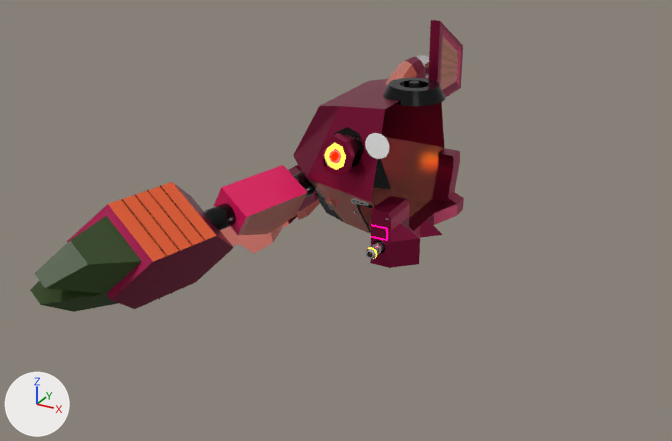
The glTF model assets/models/crab.glb as it was, and as the next commit left it.
One viewpoint serves both versions: a 50 mm camera at (34.3, -22.2, 41.8) aimed at (-1.5, 42.8, 9.4). The lights are fixed; the arrows at lower left show +X, +Y and +Z. The older version comes first. Where no turn or scale is listed for an object, it has been applied to the vertices. Vertices at exactly the same position are counted once.
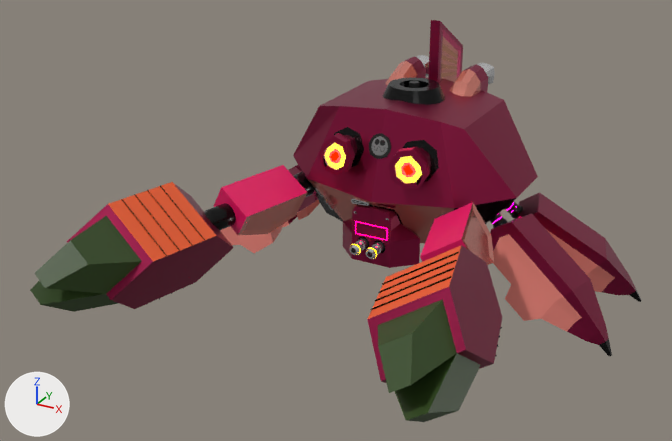
Pixel boxes [x1, y1, x2, y2] of what changed, in the pictures (672 x 441 px):
'Cube.029', reshaped (131% wider, 84% taller): before [30, 182, 234, 312]; after [30, 182, 502, 422]
'Cube.038', reshaped (62% wider): before [293, 78, 444, 234]; after [293, 78, 538, 243]
'Cube.032', reshaped: before [220, 167, 315, 253]; after [220, 167, 612, 356]
'Cube.028', reshaped: before [214, 165, 308, 235]; after [214, 165, 494, 265]
'Cube.037', reshaped: before [370, 148, 464, 268]; after [343, 204, 420, 268]
'Cube.031', reshaped: before [282, 165, 320, 228]; after [282, 165, 641, 302]
'Cube.034', reshaped: before [386, 55, 429, 85]; after [386, 55, 495, 96]
'Plane.001', surface changed, reshaped (8% narrower): before [365, 133, 389, 159]; after [369, 133, 391, 159]
'Cylinder.021', reshaped (not visible before): after [504, 201, 523, 218]
'Cylinder.022', reshaped (not visible before): after [490, 213, 507, 228]
part 4 of me_cube_034, added: after [420, 202, 494, 265]
part 5 of me_cube_035, added: after [367, 245, 502, 422]
part 6 of me_cube_037, added: after [514, 193, 641, 302]
part 7 of me_cube_038, added: after [490, 213, 612, 356]
part 8 of me_cube_040, added: after [449, 63, 495, 96]
part 9 of me_cube_043, added: after [343, 204, 373, 263]
part 10 of me_cube_044, added: after [389, 147, 430, 190]
part 11 of me_cube_044, built on: before [317, 100, 444, 234]; after [317, 79, 538, 243]

Edits to the bpy script that builds the scene:
```text
Change mat_material_035:
    remove mat_material_035.base_color = (1.0, 1.0, 1.0)  # white #ffffff
    add mat_material_035.texture = img_526014fa0f4b6d65e82252e2f24441a1_png
Change me_plane_001:
    remove me_plane_001.from_pydata(...)  # 289 vertices, 512 faces; spans x -1.24..1.16, y 1.08, z 3.69..6.09
    add me_plane_001.from_pydata(...)  # 289 vertices, 512 faces; spans x -1.15..1.05, y 1.12..1.86, z 3.68..5.85
    me_plane_001 part 1: 289 of 289 vertices moved; they spanned x -1.24..1.16, y 1.08, z 3.69..6.09 and now span x -1.15..1.05, y 1.12..1.86, z 3.68..5.85; mean shift (0.0, 0.46, -0.15)
Change me_cylinder_024:
    remove me_cylinder_024.from_pydata(...)  # 576 vertices, 1148 faces; spans x -11.2..-8.74, y 9.1..10.84, z -3.46..-1.18
    add me_cylinder_024.from_pydata(...)  # 1152 vertices, 2296 faces; spans x -11.2..11.2, y 9.1..10.84, z -3.46..-1.18
    me_cylinder_024 part 2: the loose piece of 576 vertices spanning x -11.2..-8.74, y 9.1..10.84, z -3.46..-1.18 is copied, and the copy is mirrored in x about the mesh origin; it spans x 8.74..11.2, y 9.1..10.84, z -3.46..-1.18
Change me_cylinder_025:
    remove me_cylinder_025.from_pydata(...)  # 576 vertices, 1148 faces; spans x -11.1..-8.65, y 5.05..6.76, z -3.14..-0.82
    add me_cylinder_025.from_pydata(...)  # 1152 vertices, 2296 faces; spans x -11.1..11.1, y 5.05..6.76, z -3.14..-0.82
    me_cylinder_025 part 3: the loose piece of 576 vertices spanning x -11.1..-8.65, y 5.05..6.76, z -3.14..-0.82 is copied, and the copy is mirrored in x about the mesh origin; it spans x 8.65..11.1, y 5.05..6.76, z -3.14..-0.82
Change me_cube_034:
    remove me_cube_034.from_pydata(...)  # 24 vertices, 44 faces; spans x -5.44..0.85, y -9.8..-1.21, z -3.06..2.84
    add me_cube_034.from_pydata(...)  # 48 vertices, 88 faces; spans x -5.44..19.9, y -9.8..-1.21, z -3.06..2.84
    me_cube_034 part 4: the loose piece of 24 vertices spanning x -5.44..0.85, y -9.8..-1.21, z -3.06..2.84 is copied, and the copy is mirrored in x about its middle, then moved by (19.05, 0.0, 0.0); it spans x 13.61..19.9, y -9.8..-1.21, z -3.06..2.84
Change me_cube_035:
    remove me_cube_035.from_pydata(...)  # 66 vertices, 112 faces; spans x -10.7..-0.5, y -27.9..-10.1, z -4.6..4.6
    add me_cube_035.from_pydata(...)  # 132 vertices, 224 faces; spans x -10.7..25.2, y -27.9..-10.1, z -4.6..4.6
    me_cube_035 part 5: the loose piece of 66 vertices spanning x -10.7..-0.5, y -27.9..-10.1, z -4.6..4.6 is copied, and the copy is mirrored in x about its middle, then moved by (25.7, 0.0, 0.0); it spans x 15.0..25.2, y -27.9..-10.1, z -4.6..4.6
Change me_cube_037:
    remove me_cube_037.from_pydata(...)  # 196 vertices, 388 faces; spans x -22.28..-9.52, y 8.14..14.66, z -11.21..-1.3
    add me_cube_037.from_pydata(...)  # 392 vertices, 776 faces; spans x -22.28..22.28, y 8.14..14.66, z -11.21..-1.3
    me_cube_037 part 6: the loose piece of 196 vertices spanning x -22.28..-9.52, y 8.14..14.66, z -11.21..-1.3 is copied, and the copy is mirrored in x about the mesh origin; it spans x 9.52..22.28, y 8.14..14.66, z -11.21..-1.3
Change me_cube_038:
    remove me_cube_038.from_pydata(...)  # 203 vertices, 408 faces; spans x -22.18..-9.61, y 1.89..7.77, z -11.19..-0.9
    add me_cube_038.from_pydata(...)  # 406 vertices, 816 faces; spans x -22.18..22.18, y 1.89..7.77, z -11.19..-0.9
    me_cube_038 part 7: the loose piece of 203 vertices spanning x -22.18..-9.61, y 1.89..7.77, z -11.19..-0.9 is copied, and the copy is mirrored in x about the mesh origin; it spans x 9.61..22.18, y 1.89..7.77, z -11.19..-0.9
Change me_cube_040:
    remove me_cube_040.from_pydata(...)  # 252 vertices, 482 faces; spans x -4.62..-2.07, y 10.38..18.5, z 5.73..9.39
    add me_cube_040.from_pydata(...)  # 504 vertices, 964 faces; spans x -4.62..4.62, y 10.38..18.5, z 5.73..9.39
    me_cube_040 part 8: the loose piece of 252 vertices spanning x -4.62..-2.07, y 10.38..18.5, z 5.73..9.39 is copied, and the copy is mirrored in x about the mesh origin; it spans x 2.07..4.62, y 10.38..18.5, z 5.73..9.39
Change me_cube_043:
    remove me_cube_043.from_pydata(...)  # 301 vertices, 572 faces; spans x 0.0..4.0, y -1.2..17.3, z -6.3..-0.2
    add me_cube_043.from_pydata(...)  # 602 vertices, 1144 faces; spans x -4.0..4.0, y -1.2..17.3, z -6.3..-0.2
    me_cube_043 part 9: the loose piece of 301 vertices spanning x 0.0..4.0, y -1.2..17.3, z -6.3..-0.2 is copied, and the copy is mirrored in x about the mesh origin; it spans x -4.0..0.0, y -1.2..17.3, z -6.3..-0.2
Change me_cube_044:
    used by ob_cube_038; location = (-0.42, 47.51, 9.71); scale = (-6.42, -6.42, -6.42)
    remove me_cube_044.from_pydata(...)  # 200 vertices, 358 faces; spans x 0.01..1.82, y -2.66..0.09, z -1.23..0.92
    add me_cube_044.from_pydata(...)  # 386 vertices, 712 faces; spans x -1.82..1.82, y -2.66..0.09, z -1.23..0.92
    me_cube_044 part 10: the loose piece of 61 vertices spanning x 0.27..0.85, y -0.27..0.09, z -0.87..-0.3 is copied, and the copy is mirrored in x about the mesh origin; it spans x -0.85..-0.27, y -0.27..0.09, z -0.87..-0.3
    me_cube_044 part 11: 14 vertices removed from x 0.01, y -2.66..0.01, z -1.23..0.92; 132 vertices added at x -1.82..0.0, y -2.66..0.01, z -1.23..0.92
    other edits to the shape of me_cube_044 do not show in these pictures
```
